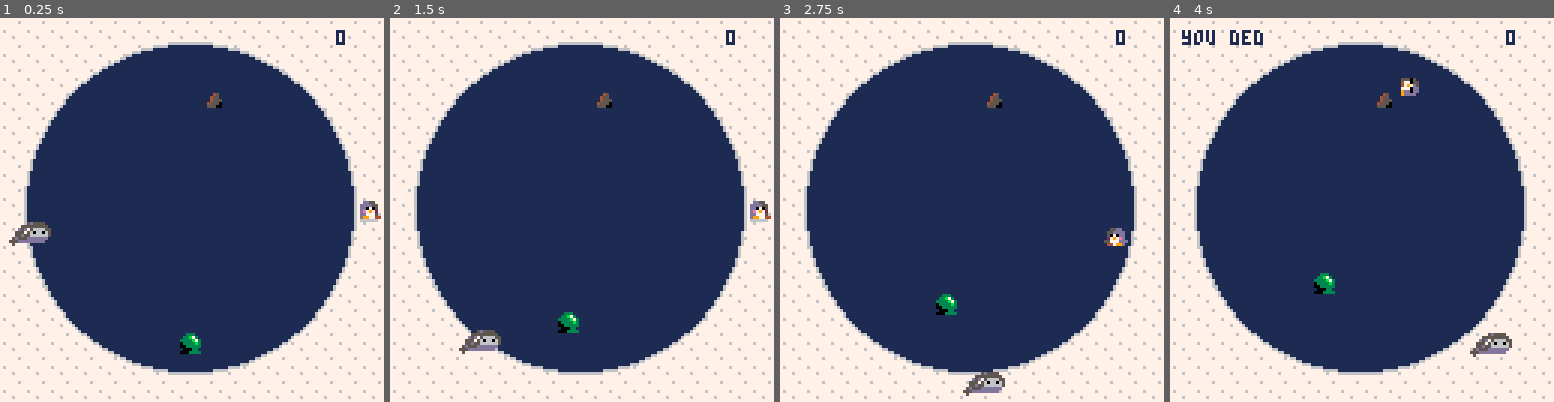
Above: before the commit, frames 1-4 (left to right).
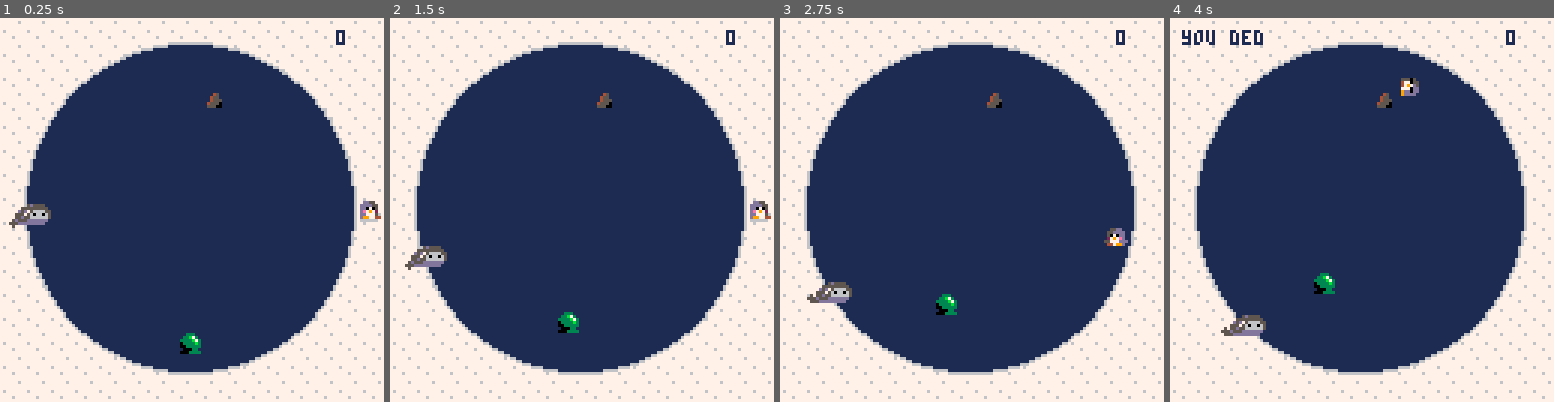
Above: after the commit, the same moments.

Repository: phwebi/loop-n-scoop
Game: PICO-8 cartridge not_frogger.p8
Two runs of this game, one before a commit and one after it. Both use one fixed random seed, a clock stepped at 60 frames per second and the inputs below.
Inputs:
- Up to frame 1 (0.25 s): no input
- Up to frame 2 (1.5 s): tap X (X key) at 0.33, 1.07 s; tap O (Z key) at 0.7 s
- Up to frame 3 (2.75 s): hold Right 1.6-2.1 s; tap O (Z key) at 1.7, 2.1, 2.5 s; tap X (X key) at 1.85 s; hold Up 2.15-2.42 s; hold Right from 2.47 s (still down)
- Up to frame 4 (4 s): tap O (Z key) at 2.9, 3.3, 3.7 s; tap X (X key) at 2.97 s; release Right at 3.03 s; hold Left 3.08-3.58 s; hold Down 3.63-3.97 s

The runs differ from the first frame. In frame 1, 0.9% of the frame differs, in the area x 2-14%, y 48-60%; in frame 2, 0.9%; in frame 3, 0.9%; in frame 4, 0.9%, in the area x 13-90%, y 77-89%.

Commit message:
seal animations

Diff:
--- a/not_frogger.p8
+++ b/not_frogger.p8
@@ -15,9 +15,9 @@
 
 -- player
 p_radius = 59
+p_anim_wait=2
 p_sprite_start=16
 p_sprite_end=20
-anim_wait=2
 angular_speed = .005
 aim_speed = 0.002
 
@@ -51,9 +51,10 @@
 local rock, seal = 0, 1
 
 rock_sprite = 49
+seal_anim_wait=10
 seal_sprite_start = 32
 seal_sprite_end = 34
-seal_speed = .003
+seal_speed = .001
 
 function _init()
   -- draw black pixels
@@ -88,7 +89,7 @@
 function animate_player(sprite_start, sprite_end)
   p.timer+=1
 
-  if p.timer > anim_wait then
+  if p.timer > p_anim_wait then
     p.sprite+=1
     p.timer = 0
   end
@@ -186,6 +187,9 @@
   elseif enemy_type == seal then
     enemy.type = seal
     enemy.sprite = seal_sprite_start
+    enemy.sprite_start = seal_sprite_start
+    enemy.sprite_end = seal_sprite_end
+    enemy.timer = 0
     enemy.h = 1
     enemy.w = 2
     enemy.x, enemy.y = ang_to_pl_coord(0.5)
@@ -202,9 +206,7 @@
 end
 
 function handle_enemy_movement(enemy)
-  if enemy.type == rock then
-    return -- rock don't move
-  elseif enemy.type == seal then
+  if enemy.type == seal then
     angle = pl_coord_to_ang(enemy.x + 3, enemy.y + 3)
     angle+=seal_speed
 
@@ -212,6 +214,23 @@
 
     enemy.x, enemy.y = ang_to_pl_coord(angle)
     printh(enemy.x .. ', ' .. enemy.y)
+  end
+
+  animate_enemy(enemy)
+end
+
+function animate_enemy(enemy)
+  if enemy.type == seal then
+    enemy.timer+=1
+
+    if enemy.timer > seal_anim_wait then
+      enemy.sprite+=2
+      enemy.timer = 0
+    end
+
+    if enemy.sprite > enemy.sprite_end then
+      enemy.sprite = enemy.sprite_start
+    end
   end
 end
 
